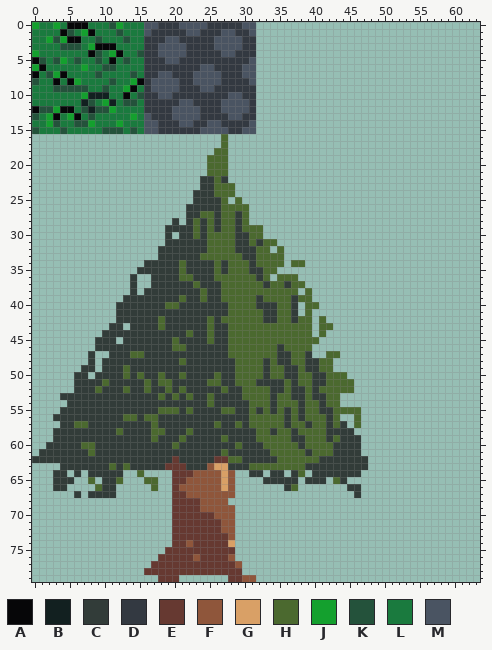
A pixel-art file gets an edit: Skygine-core/assets/maps/map-tiles.aseprite. Above: the version before the commit.
64x80 pixels, 1 frame.
Palette (. is transparent): A #060608  B #122020  C #323c39  D #333941  E #663931  F #8f563b  G #d9a066  H #4b692f  J #14a02e  K #24523b  L #1a7a3e  M #4a5462
Pixels before (only the part around the change), first column x 27:
 0 DDDMM.........................
 1 MMDDM.........................
 2 MMMDD.........................
 3 MMMDD.........................
 4 MMDDD.........................
 5 DDDDM.........................
 6 DDDMM.........................
 7 DDDMM.........................
 8 DDDDM.........................
 9 DDDDD.........................
10 DMMDD.........................
11 MMMMD.........................
12 MMMMD.........................
13 DMMDD.........................
14 DDDDM.........................
15 MDDMM.........................
16 H.............................
17 H.............................
18 H.............................
19 H.............................
20 H.............................
21 H.............................
22 C.............................
23 HH............................
24 HH............................
25 H.H...........................
26 HHHH..........................
The same view after the edit:
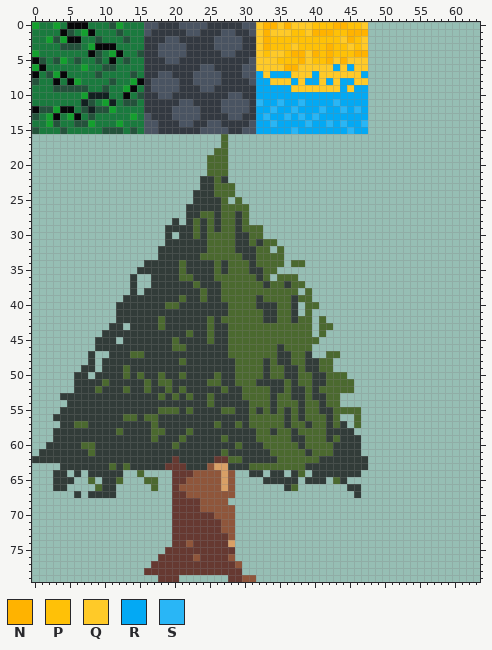
Colours new in this view: N #ffb300  P #ffc107  Q #ffca28  R #03a9f4  S #29b6f6
Change:
There is now colour N in row 0 at x 33 to 34, 36 and 43 to 44; in row 1 at x 33, 40 to 42 and 45 to 47; in row 2 at x 33 and 45; in row 3 at x 33 and 42; in row 4 at x 37 to 38, 40, 42 and 46 to 47; in row 5 at x 38, 42 and 44.
There is now colour N in row 6 at x 36 to 37.
There is now colour P in row 0 at x 40 to 42 and 45 to 46; in row 1 at x 37 to 38 and 43 to 44; in row 2 at x 34 to 43 and 46; in row 3 at x 34 to 36, 38 to 41, 43 to 44 and 46; in row 4 at x 33, 36, 41 and 43 to 45; in row 5 at x 35 to 37 and 40 to 41.
There is now colour Q in row 0 at x 32, 35, 37 to 39 and 47; in row 1 at x 32, 34 to 36 and 39; in row 2 at x 32, 44 and 47; in row 3 at x 32, 37, 45 and 47; in row 4 at x 32, 34 to 35 and 39; in row 5 at x 32 to 34, 39, 43 and 45 to 47.
There is now colour Q in row 6 at x 32 to 35, 38 to 42, 44 and 46 to 47; in row 7 at x 33, 37 to 39 and 41 to 46; in row 8 at x 34 to 36, 38, 41, 43 and 46 to 47; in row 9 at x 37 to 43 and 45.
There is now colour R in row 6 at x 43 and 45; in row 7 at x 32, 34 to 36, 40 and 47; in row 8 at x 32 to 33, 37, 39 to 40, 42 and 44 to 45; in row 9 at x 32 to 36, 44 and 46 to 47; in row 10 at x 32 to 47; in row 11 at x 33 to 34, 36 to 37, 39 to 42 and 44 to 47.
There is now colour R in row 12 at x 32 to 33, 35 to 36, 38 to 40, 42 to 43, 45 and 47; in row 13 at x 32, 34 to 35, 37, 39 and 41 to 47; in row 14 at x 32 to 33, 35 to 38, 40 to 41, 43 and 45 to 46; in row 15 at x 32 to 36, 38 to 44 and 46 to 47.
There is now colour S in row 11 at x 32, 35, 38 and 43; in row 12 at x 34, 37, 41, 44 and 46; in row 13 at x 33, 36, 38 and 40; in row 14 at x 34, 39, 42, 44 and 47; in row 15 at x 37 and 45.
Where, in picture pixels (left, top, right, bottom), the same in both pictures:
added: (256, 22, 368, 134)
